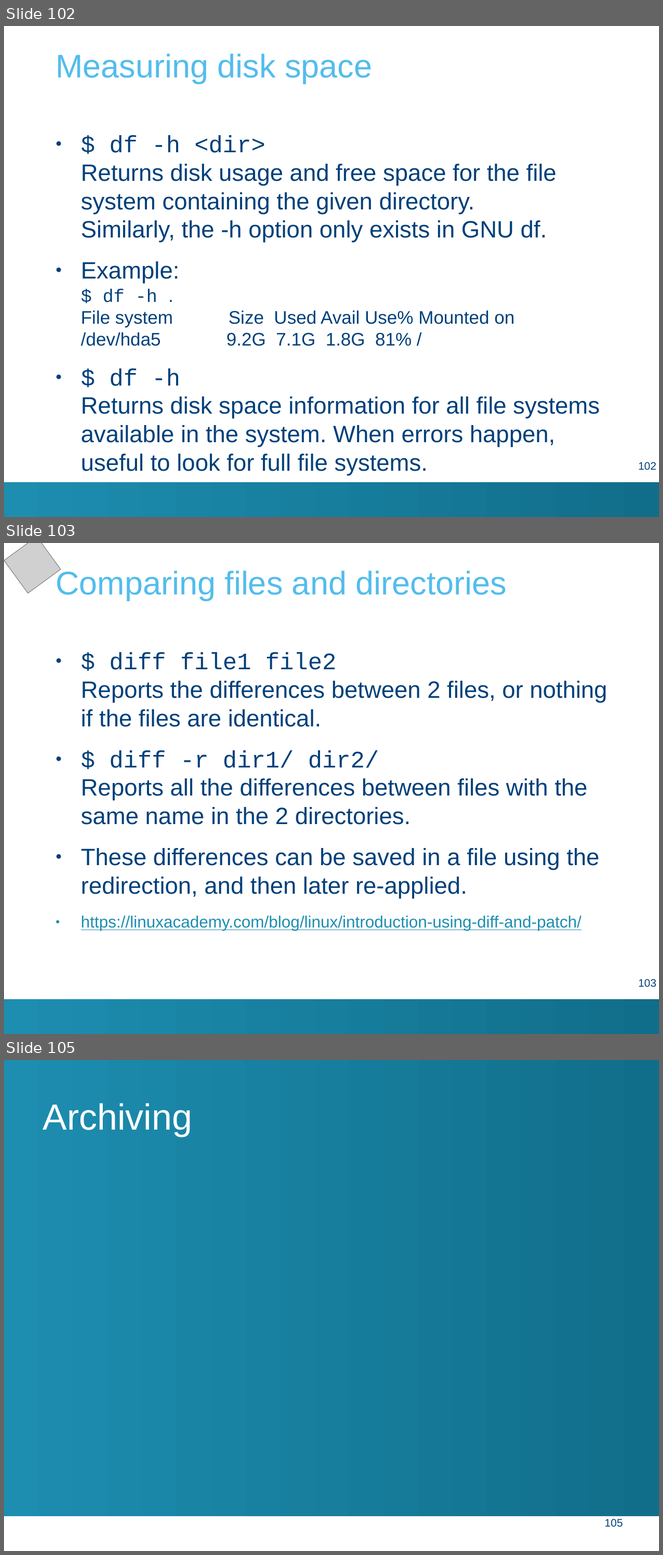
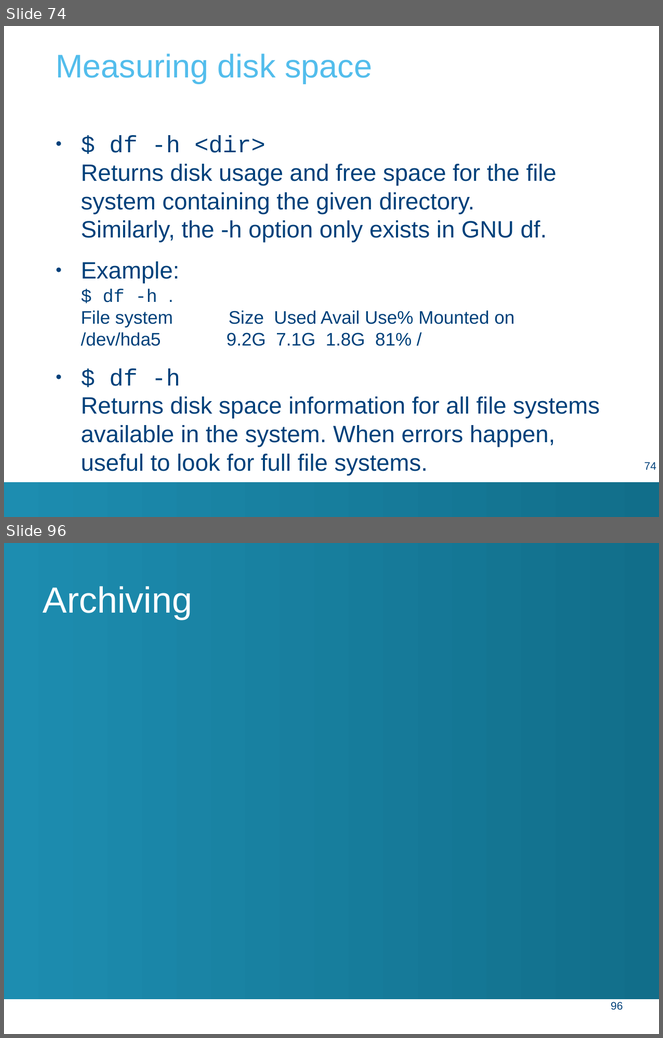
Before and after one commit to hpcleuven/Linux-intro, a slide deck: Linux-intro.pptx. Shown one above the other, each under a label of ours: slides 102, 103 and 105 before the commit, slides 74 and 96 after it; the slides between them are not shown. The pictures are 663x1555 and 663x1038 pixels, drawn with LibreOffice and Linux fonts; fonts in the diff are those of the drawing; grey boxes stand for pictures; background and template pictures are left out. Boxes give left, top, right and bottom in pixels: in the first picture for what was removed or moved away, otherwise in the second. Text is boxed around its words. In the diff, an @@ line names an element or a change of style, - is before the commit and + after.

```diff
--- a/Linux-intro.pptx
+++ b/Linux-intro.pptx
@@ slide 103 removed at [4, 543, 659, 1034], background #FFFFFF; not listed: 1 template element that a slide beside it also shows @@
@@ picture removed at [4, 543, 61, 593] @@
@@ title removed at [55, 569, 507, 601] @@
-Comparing files and directories
@@ text removed at [81, 653, 607, 931] @@
-● $ diff file1 file2
-  Reports the differences between 2 files, or nothing if the files are identical.
-● $ diff -r dir1/ dir2/
-  Reports all the differences between files with the same name in the 2 directories.
-● These differences can be saved in a file using the redirection, and then later re-applied.
-● https://linuxacademy.com/blog/linux/introduction-using-diff-and-patch/
@@ page number removed at [638, 979, 657, 988] @@
-103
@@ what was slide 102 is now slide 74 @@
@@ page number at [645, 462, 657, 470]: text changed @@
-102
+74
@@ what was slide 105 is now slide 96 @@
@@ page number at [611, 1002, 623, 1010]: text changed @@
-105
+96
```
Also in this commit, not shown: 15 slides changed, 7 other slides removed, 3 other files.
